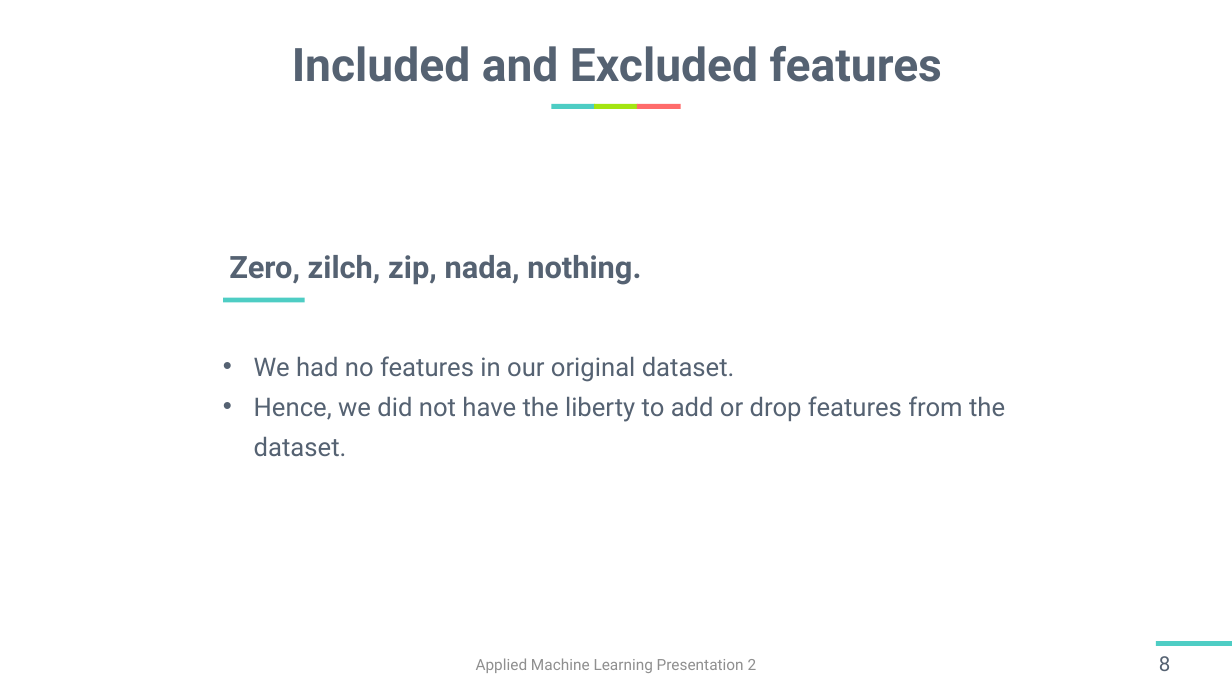
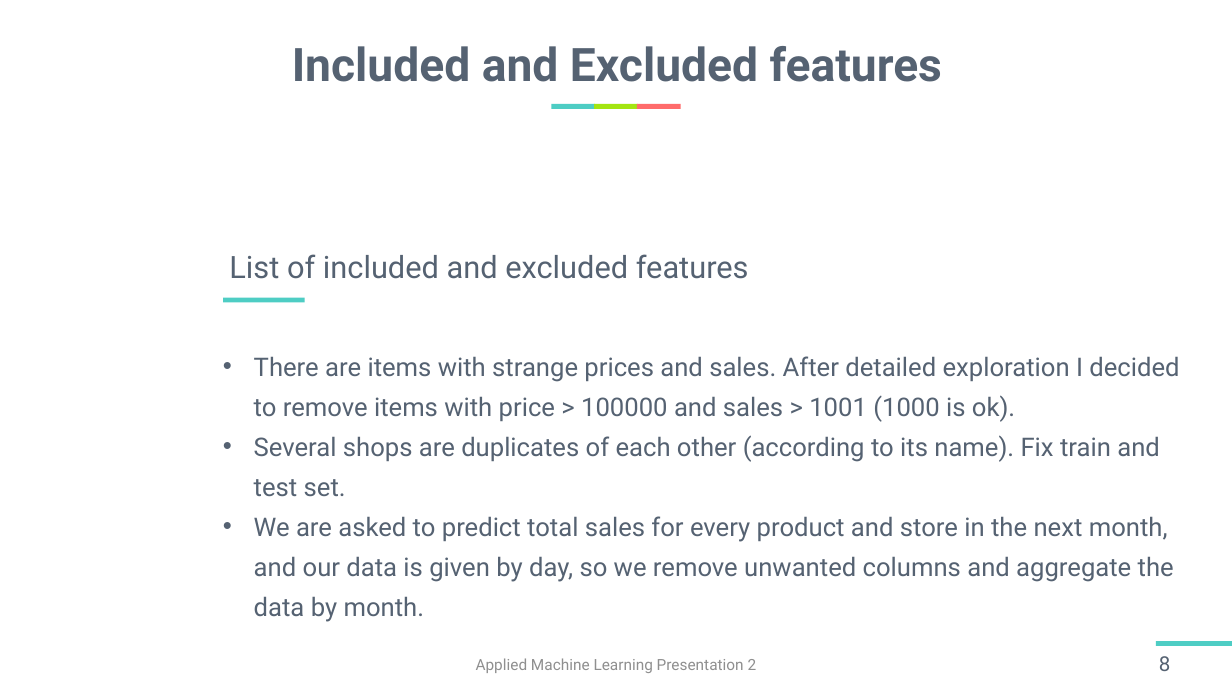
Before and after one commit to harshitsinghai77/garden-nerd-flower-recognition-data-science-competition, a slide deck: slide 8 of Team02_HarshitSinghai_147_0910_B2B5.pptx. Drawn at 1232x693 pixels with LibreOffice and Linux fonts; fonts in the diff are those of the drawing. Boxes give left, top, right and bottom in pixels: in the first picture for what was removed or moved away, otherwise in the second. Text is boxed around its words. In the diff, an @@ line names an element or a change of style, - is before the commit and + after.

```diff
--- a/Team02_HarshitSinghai_147_0910_B2B5.pptx
+++ b/Team02_HarshitSinghai_147_0910_B2B5.pptx
@@ text at bbox=[229, 254, 749, 279]: text changed; bold off @@
-Zero, zilch, zip, nada, nothing.
+List of included and excluded features
@@ text at bbox=[254, 356, 1179, 622]: text changed @@
-• We had no features in our original dataset.
-• Hence, we did not have the liberty to add or drop features from the dataset.
+• There are items with strange prices and sales. After detailed exploration I decided to remove items with price > 100000 and sales > 1001 (1000 is ok).
+• Several shops are duplicates of each other (according to its name). Fix train and test set.
+• We are asked to predict total sales for every product and store in the next month, and our data is given by day, so we remove unwanted columns and aggregate the data by month.
```
Also in this commit, not shown: 7 other slides changed, 3 slides added, 10 slides removed.
